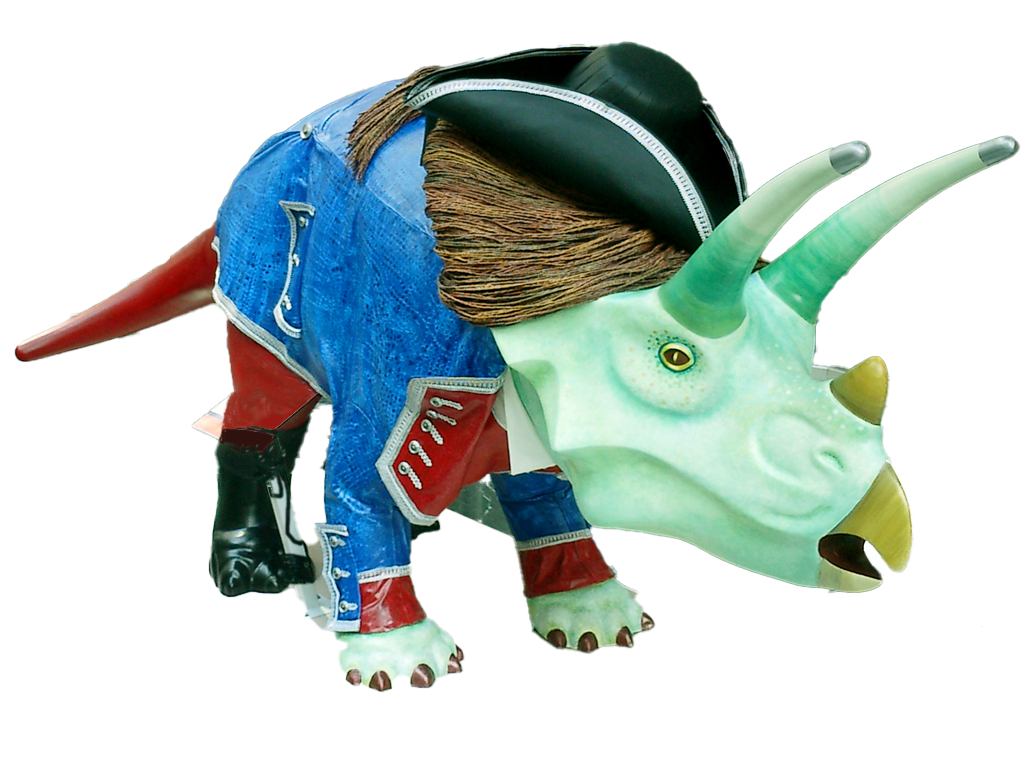
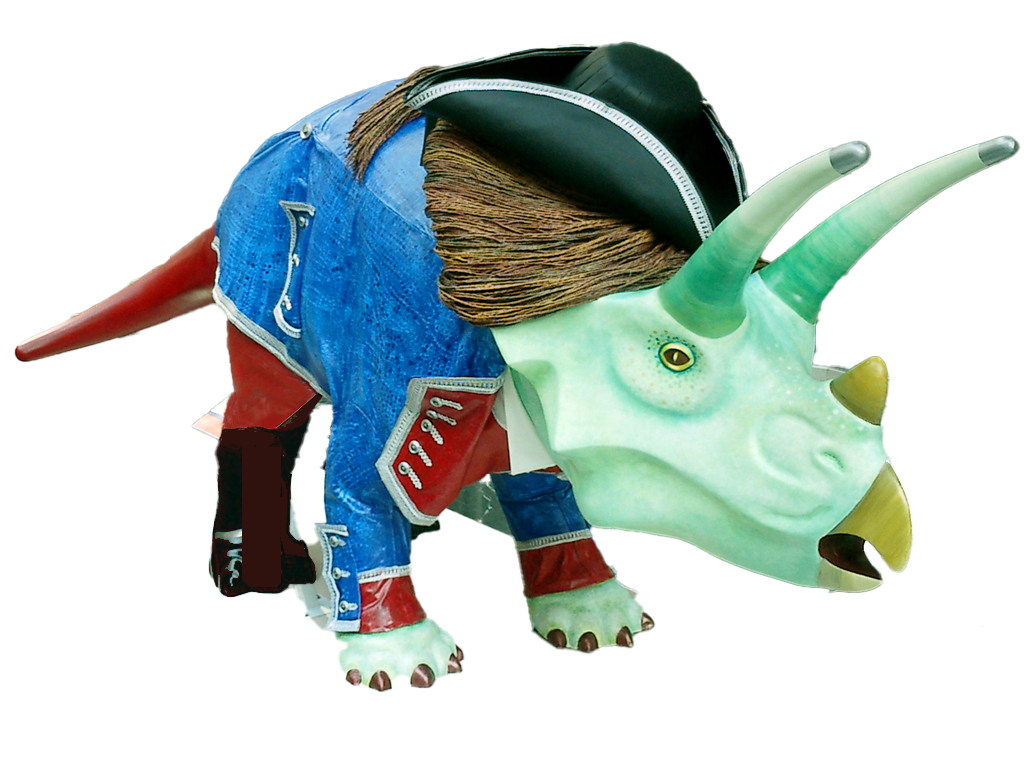
Revision of a layered w=1024, h=757 image; what changed, layer by layer:
painted on "Layer 0" over left=211, top=393, right=333, bottom=597
hid "Layer 1" over left=211, top=393, right=333, bottom=597
